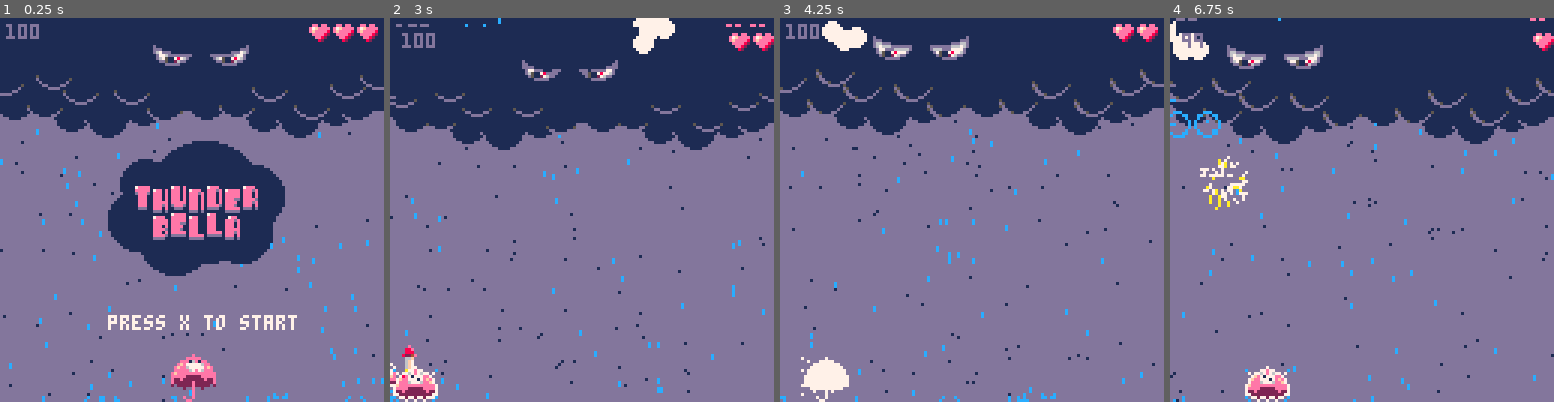
Above: before the commit, frames 1-4 (left to right).
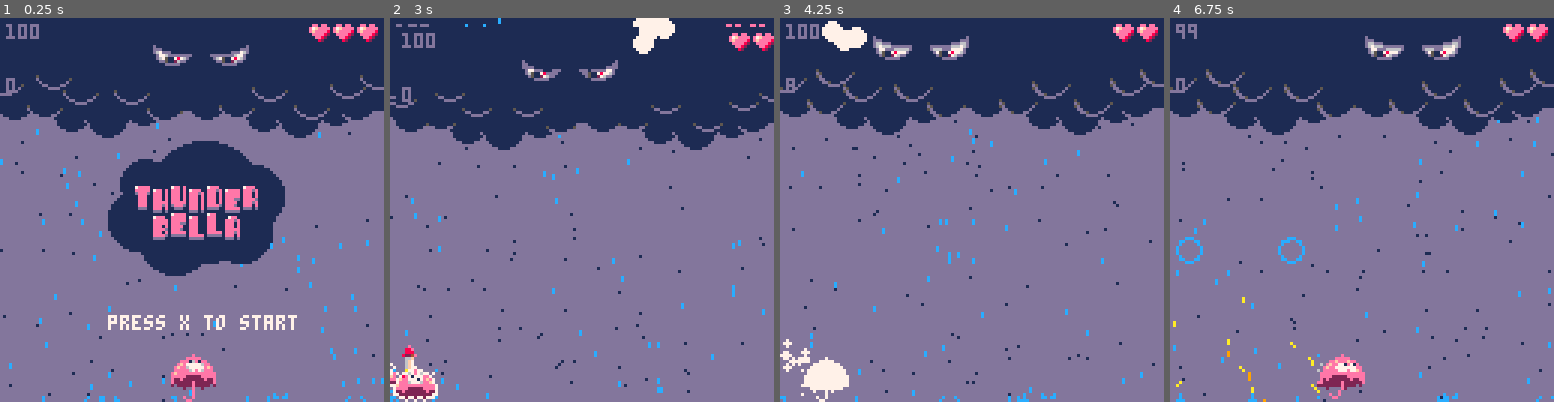
Above: after the commit, the same moments.

Repository: evilpaper/thunderbella
Game: PICO-8 cartridge thunderbella.p8
The game is run twice, just before and just after one commit, with the same random seed, the same clock (stepped at 60 frames per second) and the same inputs.
Inputs:
- Up to frame 1 (0.25 s): no input
- Up to frame 2 (3 s): tap X (X key) at 0.33, 1.07, 1.85, 2.97 s; hold Right 1.6-2.1 s; hold Right from 2.47 s (still down)
- Up to frame 3 (4.25 s): release Right at 3.03 s; hold Left 3.08-3.58 s; hold Right from 4.02 s (still down); tap X (X key) at 4.08 s
- Up to frame 4 (6.75 s): release Right at 4.68 s; hold Left 5.08-5.68 s; tap X (X key) at 5.2, 6.32 s; hold Right 6.08-6.58 s; hold Right from 6.63 s (still down)

The runs differ from the first frame. In frame 1, less than 0.1% of the frame differs, in the area x 1-4%, y 15-20%; in frame 2, less than 0.1%; in frame 3, 0.3%; in frame 4, 11%, in the area x 0-100%, y 0-100%.

Commit message:
Added glow particle effect when palyer is invincible

Diff:
--- a/thunderbella.p8
+++ b/thunderbella.p8
@@ -65,7 +65,7 @@
    hitbox={x=2,y=5,w=12,h=10},
    flashing_timer=0
   }
-
+ glows = {}
  popups = {}
  puffts = {}
  rain_fg = {}
@@ -326,6 +326,22 @@
  add(puffts,pufft)
 end
 
+function create_glow(x,y)
+ for i=1,10 do
+  local glow = {
+   x=x+(rnd(16)),
+   y=y+(rnd(8)),
+   dx=-0.2+rnd(0.4),
+   dy=-0.3-rnd(0.7),
+   r=1+rnd(1),
+   age=0,
+   maxage=70,
+   col=7
+  }
+  add(glows,glow)
+ end
+end
+
 function create_rain_in_background()
  for i=1,256 do
   add(rain_bg, {
@@ -525,6 +541,25 @@
    p.age+=1
   end
  end
+end
+
+function update_glows()
+ for g in all(glows) do
+   if g.age >= g.maxage
+    or g.y > 128
+    or g.y < 0
+    or g.x > 128
+    or g.x < 0
+    then
+    del(glows,g)
+   else
+    if g.age>=0 then
+     g.x+=g.dx
+     g.y+=g.dy
+    end
+    g.age+=1
+   end
+  end
 end
 
 function update_rockets()
@@ -723,6 +758,7 @@
    p.t+=1
    if p.t > 70 then
     if p.lives>0 then
+     create_glow(p.x,p.y)
      change_state(p,"idle")
      p.flashing_timer=60
      boss.state="idle"
@@ -817,6 +853,7 @@
  update_rain_bg()
  update_thunderbolts()
  update_puffts()
+ update_glows()
  update_splash()
  update_rockets()
  update_fireworks()
@@ -858,6 +895,22 @@
  circfill(p.x,p.y,p.r*agemult,p.col)
 end
 
+function draw_glows()
+ for g in all(glows) do
+  if g.age>=0 then
+   draw_glow(g)
+  end
+ end
+end
+
+function draw_glow(g)
+ local agemult=1
+ agemult=(g.age-5)/g.maxage
+ agemult=1-(agemult*agemult)
+ agemult=mid(0,agemult,1)
+ circfill(g.x,g.y,g.r*agemult,g.col)
+end
+
 function draw_fireworks()
  local col
  for p in all(fireworks) do
@@ -877,6 +930,9 @@
   end
   spr(p.sprite,p.x,p.y,2,2,p.direction==-1)
   pal()
+--  if (#glows>0) then
+
+--  end
 end
 
 function draw_background_rain()
@@ -1014,6 +1070,7 @@
 function draw_cloud_lives()
   -- print(boss.lives,3,3,2)
   print(boss.lives,2,2,13)
+  print(#glows,2,20,13)
 end
 
 function shake_screen()
@@ -1051,6 +1108,7 @@
  draw_thunderbolts()
  draw_splash()
  draw_player()
+ draw_glows()
  draw_rockets()
  draw_fireworks()
  draw_lives()
Not shown, changed: the sound effects (__sfx__) section of thunderbella.p8
